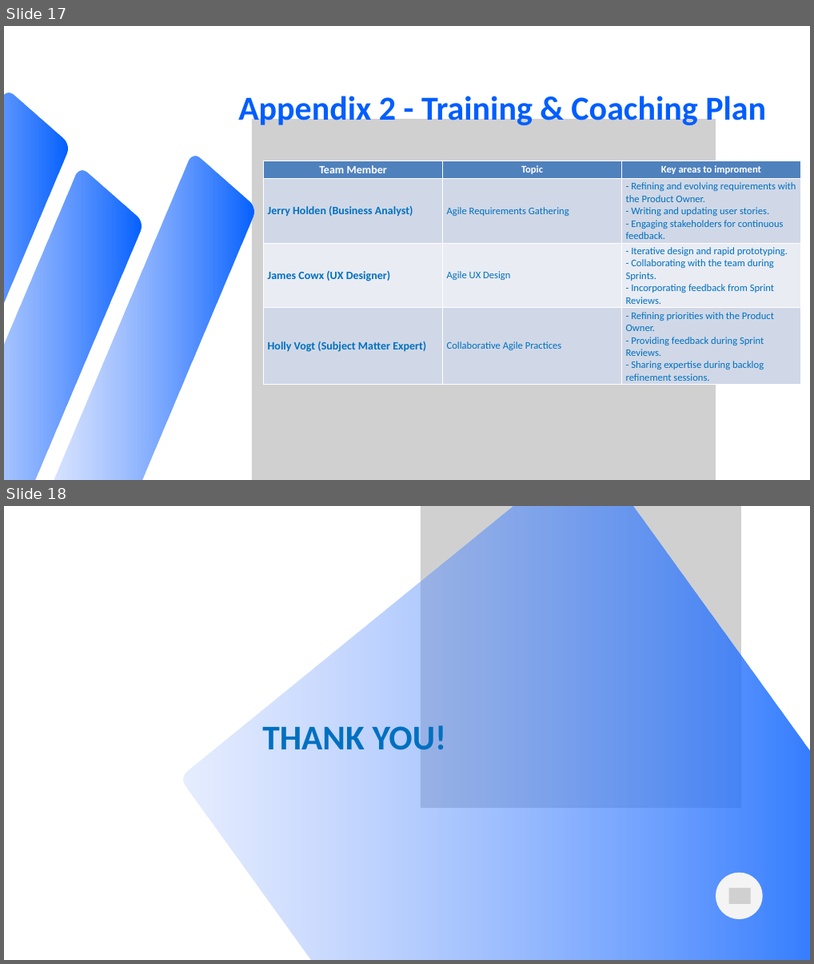
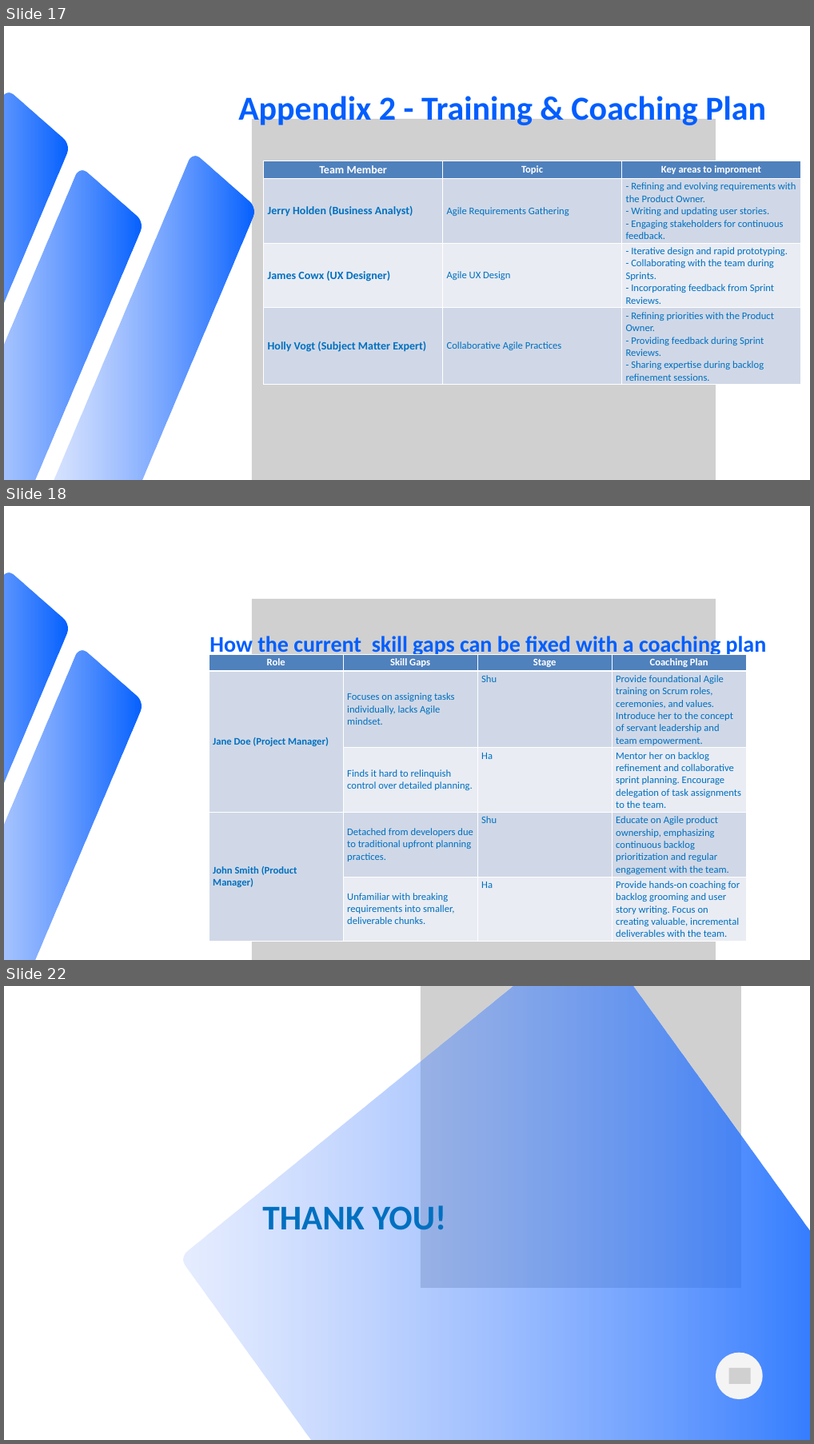
Before and after one commit to hailong17/Agile_Software_Development_UDACITY, a slide deck: Foundation/Submit/Onboarding the team.pptx. Shown one above the other, each under a label of ours: slides 17 and 18 before the commit, slides 17, 18 and 22 after it; the slides between them are not shown. The pictures are 814x964 and 814x1444 pixels, drawn with LibreOffice and Linux fonts; fonts in the diff are those of the drawing; grey boxes stand for pictures. Boxes give left, top, right and bottom in pixels: in the first picture for what was removed or moved away, otherwise in the second. Text is boxed around its words. In the diff, an @@ line names an element or a change of style, - is before the commit and + after.

Commit message:
Finished project 2

```diff
--- a/Foundation/Submit/Onboarding the team.pptx
+++ b/Foundation/Submit/Onboarding the team.pptx
@@ slide 18 added at (4, 506, 810, 960), background #FFFFFF @@
@@ freeform shape added at (4, 571, 80, 960), fill gradient #82A5FF to #005EFF @@
@@ picture added at (252, 599, 716, 960) @@
@@ freeform shape added at (4, 648, 154, 960), fill gradient #82A5FF to #005EFF @@
@@ text added at (210, 633, 767, 657), 40 pt, text #005EFF, bold @@
+How the current skill gaps can be fixed with a coaching plan
@@ table added at (209, 654, 746, 941), 5 rows, 4 columns @@
+Role | Skill Gaps | Stage | Coaching Plan
+Jane Doe (Project Manager) | Focuses on assigning tasks individually, lacks Agile mindset. | Shu | Provide foundational Agile training on Scrum roles, ceremonies, and values. Introduce her to the concept of servant leadership and team empowerment.
+ | Finds it hard to relinquish control over detailed planning. | Ha | Mentor her on backlog refinement and collaborative sprint planning. Encourage delegation of task assignments to the team.
+John Smith (Product Manager) | Detached from developers due to traditional upfront planning practices. | Shu | Educate on Agile product ownership, emphasizing continuous backlog prioritization and regular engagement with the team.
+ | Unfamiliar with breaking requirements into smaller, deliverable chunks. | Ha | Provide hands-on coaching for backlog grooming and user story writing. Focus on creating valuable, incremental deliverables with the team.
@@ what was slide 18 is now slide 22 @@
```
Also in this commit, not shown: 1 slide changed, 3 other slides added, 2 other files.
